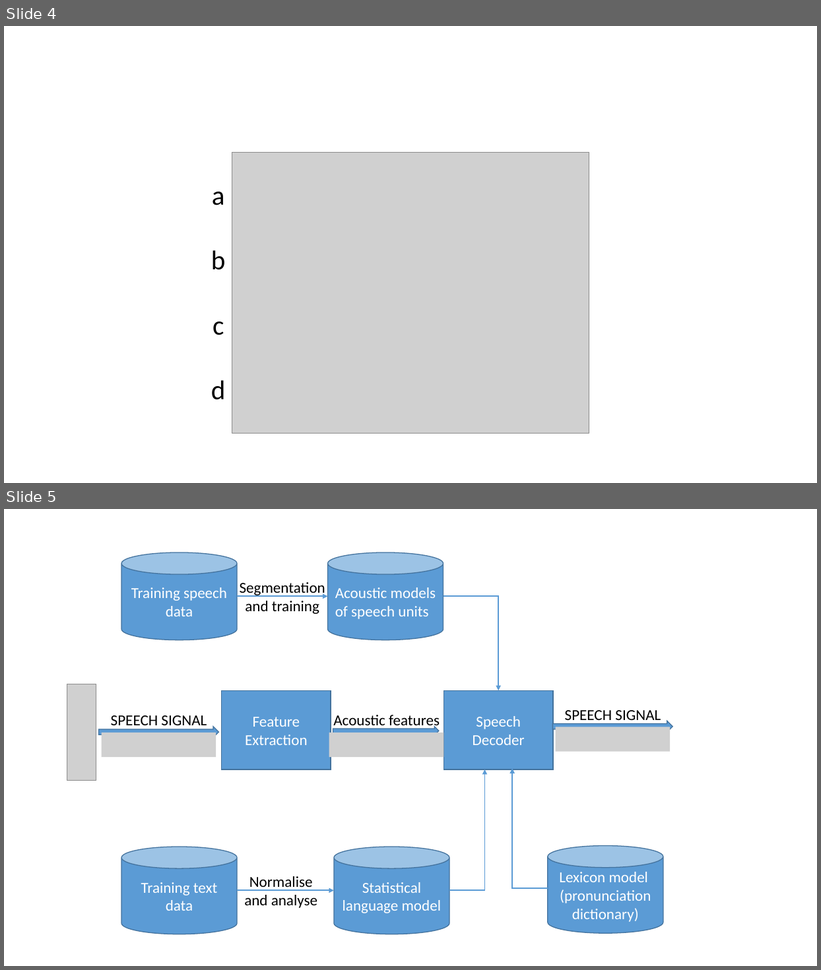
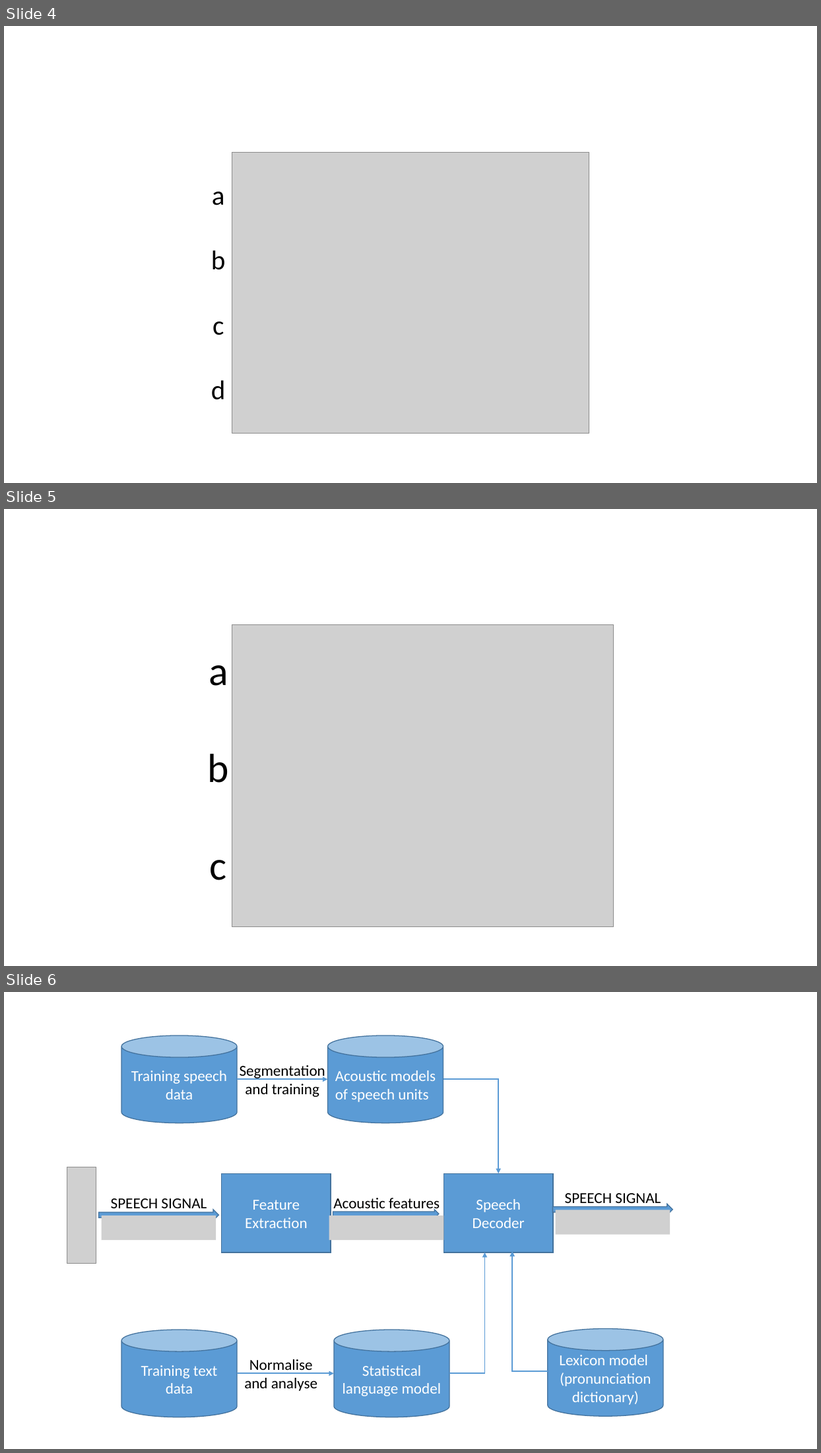
Before and after one commit to u1273400/thesis, a slide deck: thesis.pptx. Shown one above the other, each under a label of ours: slides 4 and 5 before the commit, slides 4, 5 and 6 after it. The pictures are 821x970 and 821x1453 pixels, drawn with LibreOffice and Linux fonts; fonts in the diff are those of the drawing; grey boxes stand for pictures. Boxes give left, top, right and bottom in pixels: in the first picture for what was removed or moved away, otherwise in the second. Text is boxed around its words. In the diff, an @@ line names an element or a change of style, - is before the commit and + after.

```diff
--- a/thesis.pptx
+++ b/thesis.pptx
@@ slide 5 added at <box>4,509,817,966</box>, background #FFFFFF @@
@@ picture added at <box>232,625,613,927</box> @@
@@ text added at <box>208,665,229,881</box>, 48 pt, text #000000 @@
+a
+b
+c
@@ what was slide 5 is now slide 6 @@
```
Also in this commit, not shown: 1 other file.
